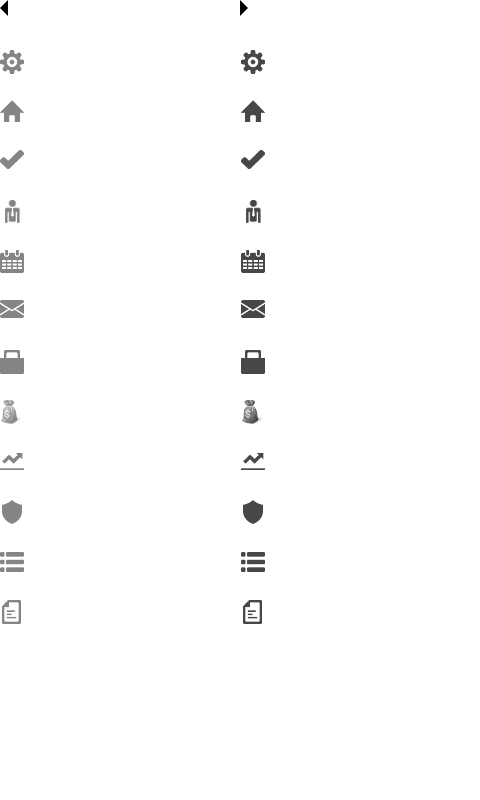
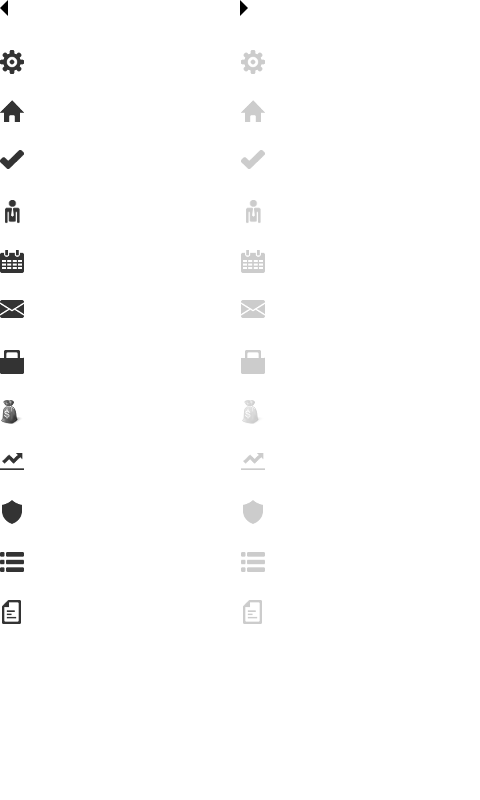
Two versions of the same layered image (480 x 800). Layer-by-layer changes:
renamed "opaque" to "hover", opacity 90% → 25% over [241, 50, 265, 624]
renamed "transparent" to "normal", opacity 60% → 100% over [0, 50, 24, 624]
